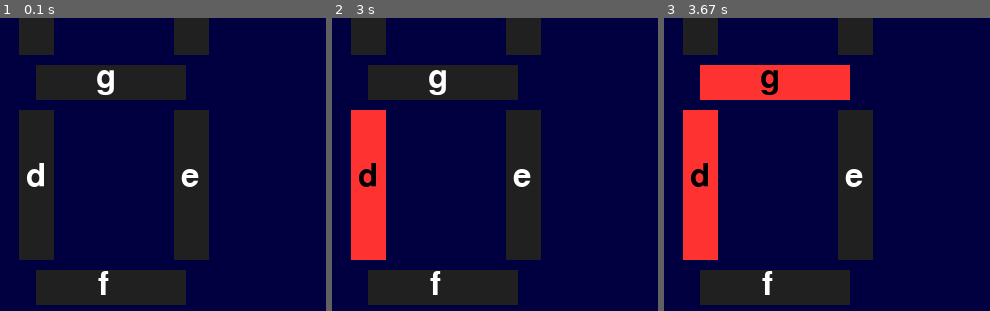
Above: before the commit, frames 1-3 (left to right).
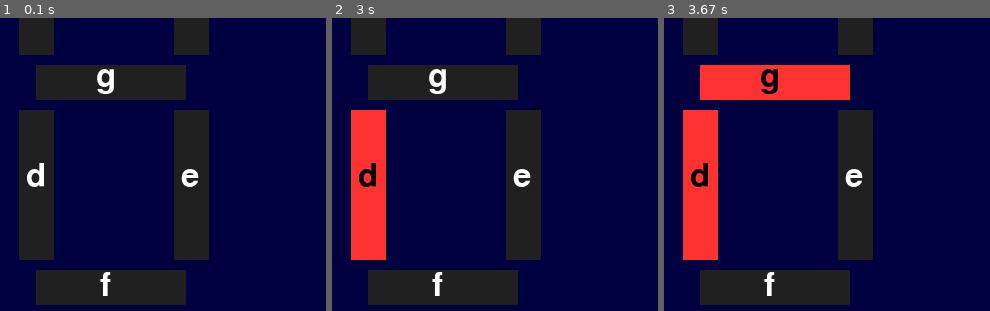
Above: after the commit, the same moments.

Repository: JulianNicholls/Raspberry-Pi-Misc
Game: pygame game, started from python/pygame/led_ui.py
Same seed, same stepped clock (60 frames per second), same inputs: the game is played once before the commit and once after it.
Inputs (mouse positions are % of the whole screen's width and height, from its top left):
- Up to frame 1 (0.1 s): no input
- Up to frame 2 (3 s): click "Red" at 0.38 s; click "Amber" at 0.72 s; click (65, 14) at 1.05 s; click (23, 11) at 1.38 s; click (52, 15) at 1.72 s; click "Green" at 2.55 s; click "d" at 2.88 s
- Up to frame 3 (3.67 s): click (10, 27) at 3.22 s; click (16, 61) at 3.55 s
The pictures show only the part of the screen within x 0-50%, y 50-100%; the shares and areas given below are measured in that part.

The runs differ from the first frame. In frame 1, 0.3% of the frame differs, in the area x 29-35%, y 17-95%; in frame 2, 0.3%; in frame 3, 0.3%.

Commit message:
Subtle text movements.

Diff:
--- a/python/pygame/led_ui.py
+++ b/python/pygame/led_ui.py
@@ -144,10 +144,10 @@
     PinButton( 50, 150, Pin(pins7[0], False, True), 'a', red, 150,  35, 60,  -2),
     PinButton( 33, 195, Pin(pins7[1], False, True), 'b', red,  35, 150,  7, 50),
     PinButton(188, 195, Pin(pins7[2], False, True), 'c', red,  35, 150,  7, 50),
-    PinButton( 50, 355, Pin(pins7[6], False, True), 'g', red, 150,  35, 60,  -4),
+    PinButton( 50, 355, Pin(pins7[6], False, True), 'g', red, 150,  35, 60,  -5),
     PinButton( 33, 400, Pin(pins7[3], False, True), 'd', red,  35, 150,  7, 50),
     PinButton(188, 400, Pin(pins7[4], False, True), 'e', red,  35, 150,  7, 50),
-    PinButton( 50, 560, Pin(pins7[5], False, True), 'f', red, 150,  35, 62,  -2),
+    PinButton( 50, 560, Pin(pins7[5], False, True), 'f', red, 150,  35, 64,  -1),
 ]
 
 # Event Loop
